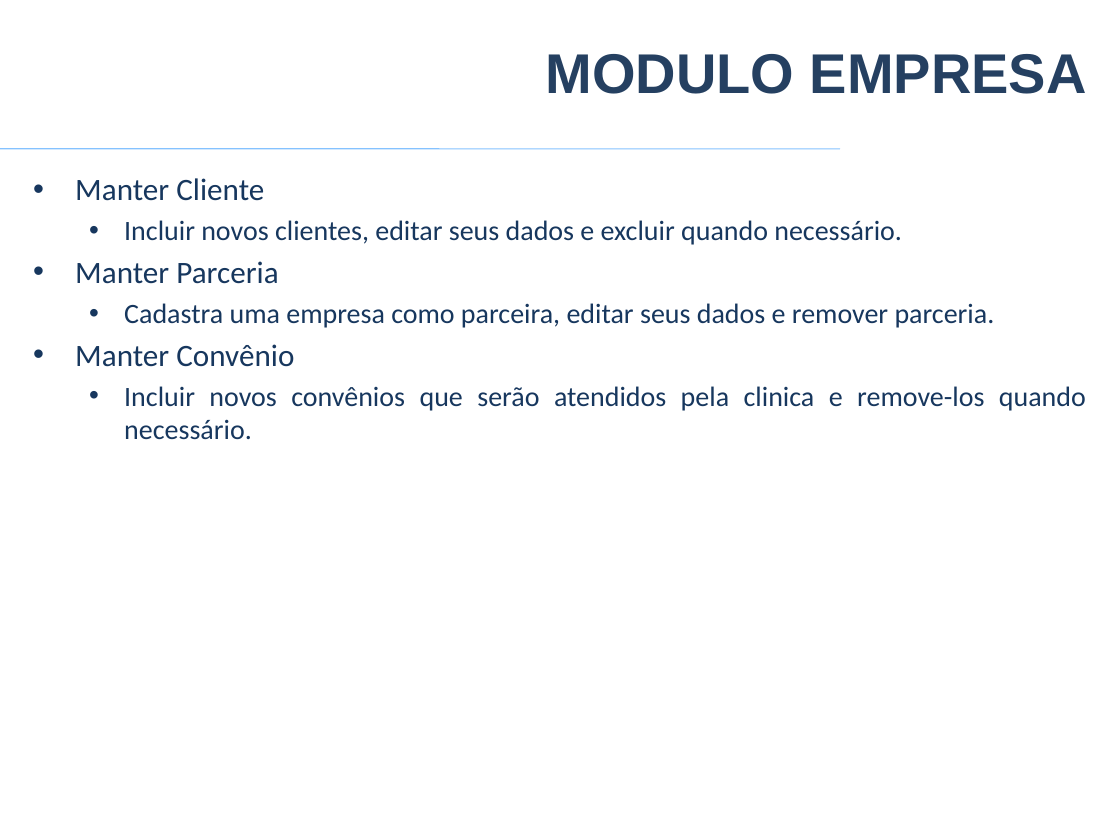
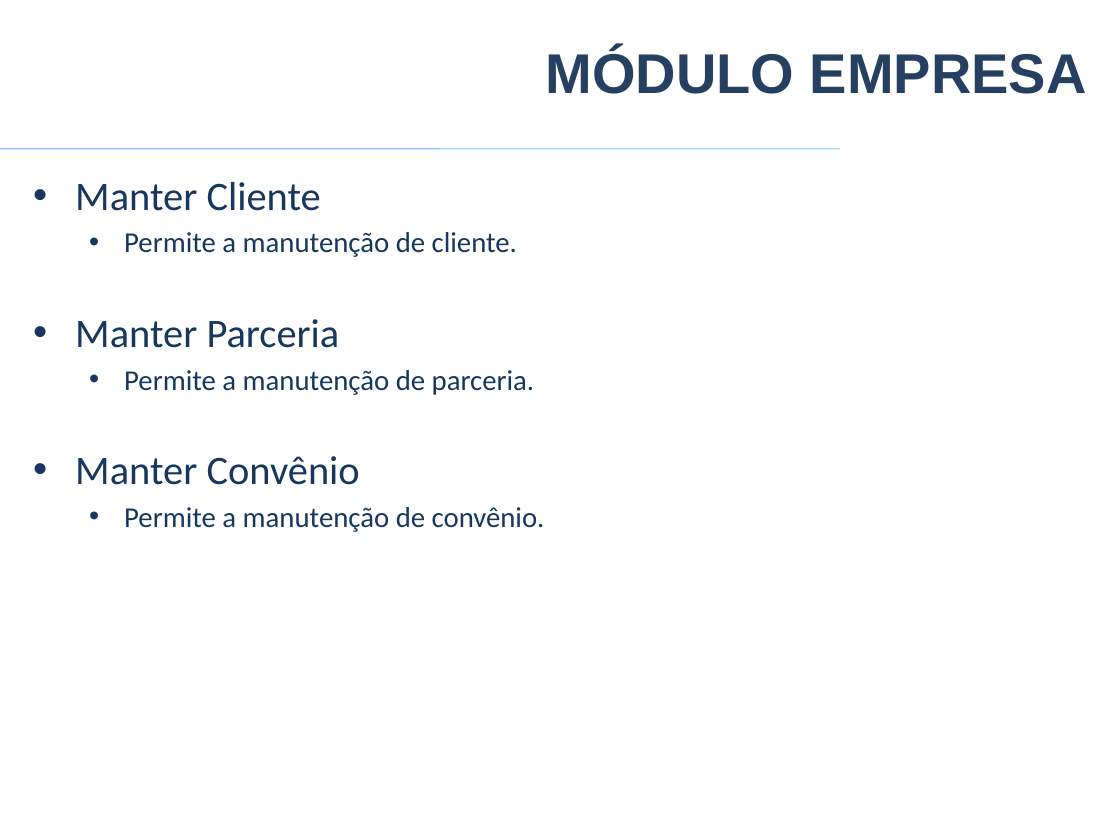
Before and after one commit to VagnerAlcantara/TCC, a slide deck: slide 21 of TCC/5º Encontro/2017-Apresentacao Psystem.pptx. Drawn at 1120x840 pixels with LibreOffice and Linux fonts; fonts in the diff are those of the drawing; background and template pictures are left out. Boxes give left, top, right and bottom in pixels: in the first picture for what was removed or moved away, otherwise in the second. Text is boxed around its words. In the diff, an @@ line names an element or a change of style, - is before the commit and + after.

```diff
--- a/TCC/5º Encontro/2017-Apresentacao Psystem.pptx
+++ b/TCC/5º Encontro/2017-Apresentacao Psystem.pptx
@@ title at (546, 49, 1087, 94): text changed @@
-MODULO EMPRESA
+MÓDULO EMPRESA
@@ text at (75, 182, 360, 485): size 20 to 26 pt in "Manter Cliente", "Manter Parceria", "Manter Convênio"; more space between paragraphs @@
@@ text at (124, 232, 517, 257): text changed; size 18 to 18.5 pt @@
-  • Incluir novos clientes, editar seus dados e excluir quando necessário.
+  • Permite a manutenção de cliente.
@@ text at (124, 370, 535, 395): text changed; size 18 to 18.5 pt @@
-  • Cadastra uma empresa como parceira, editar seus dados e remover parceria.
+  • Permite a manutenção de parceria.
@@ text at (124, 507, 545, 532): text changed; size 18 to 18.5 pt @@
-  • Incluir novos convênios que serão atendidos pela clinica e remove-los quando necessário.
+  • Permite a manutenção de convênio.
```
Also in this commit, not shown: 37 other slides changed, 2 slides added, 1 slide removed.
